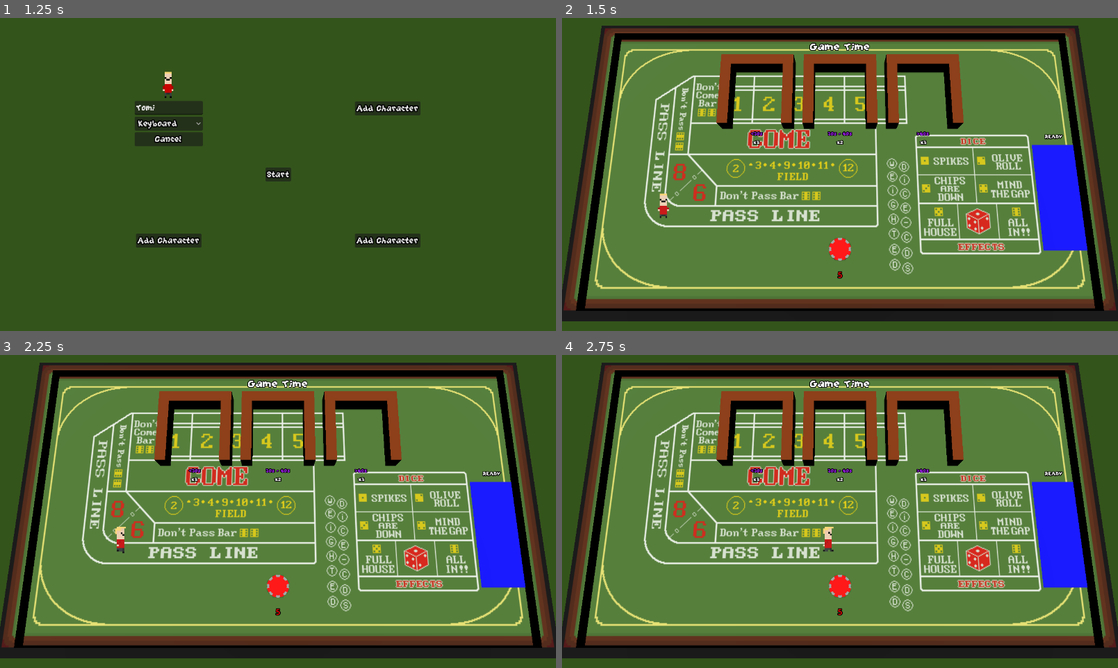
Above: before the commit, frames 1-4 (two rows, left to right).
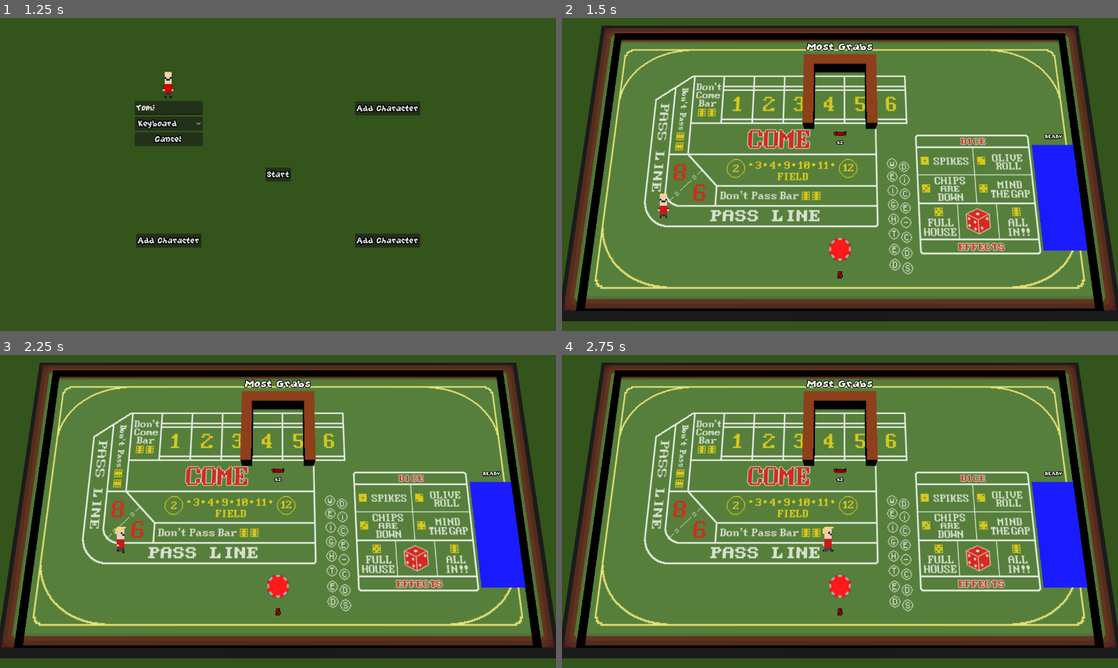
Above: after the commit, the same moments.

Repository: Laks0/weighted-dice-3d
Game: Godot game, scene res://Scenes/MainMenu/MainMenu.tscn
The game is run twice, just before and just after one commit, with the same random seed, the same clock (stepped at 60 frames per second) and the same inputs.
Inputs:
- Up to frame 1 (1.25 s): click "Vamo" at 0.5 s
- Up to frame 2 (1.5 s): click "Start" at 1.25 s
- Up to frame 3 (2.25 s): tap Enter (grab_mouse) at 2 s; hold D (move_right_kb) from 2.03 s (still down); tap Backspace (die) at 2.1 s
- Up to frame 4 (2.75 s): keep holding D (move_right_kb)

Frame 1 is identical in both runs. In frame 2, 3.9% of the frame differs, in the area x 27-73%, y 8-41%; in frame 3, 3.9%; in frame 4, 3.9%, in the area x 27-73%, y 8-63%.

Commit message:
Carga dinámica de apuestas, documentación y odds dinámicas

Diff:
--- a/Autoload/BetHandler.gd
+++ b/Autoload/BetHandler.gd
@@ -1,10 +1,10 @@
 extends Node
 
+## Al principio de cada ronda se tiene que llamar startRound()
+## settleBet() reparte las apuestas una vez determinado el candidato ganador
+## se tiene que llamar mientras la arena sigue viva porque usa información de ahí
+
 var bets : Array[Bet]
-
-const firstToDie := preload("res://Autoload/Bets/FirstToDie.gd")
-const mostGrabs  := preload("res://Autoload/Bets/MostGrabs.gd")
-const gameTime   := preload("res://Autoload/Bets/GameTime.gd")
 
 var currentBet : Bet
 
@@ -14,12 +14,14 @@
 
 var lastWinner : int = 0
 
+# Automáticamente usa todas las apuestas en betPath
 func _ready():
-	bets = [
-		firstToDie.new(),
-		mostGrabs.new(),
-		gameTime.new(),
-	]
+	var betPath := "res://Autoload/Bets/"
+	for fileName in DirAccess.get_files_at(betPath):
+		if fileName == "Bet.gd":
+			continue
+
+		bets.append(load(betPath+fileName).new())
 
 ## Empieza la ronda de arena
 func startGame(arena : Arena):
--- a/Autoload/Bets/Bet.gd
+++ b/Autoload/Bets/Bet.gd
@@ -1,5 +1,11 @@
 extends Node
 class_name Bet
+
+## Clase base para todas las apuestas
+## La comunicación entre las apuestas y los datos de la arena tienen que ser
+## hechos con la mínima intervención posible en cualquier objeto que no sea
+## la propia apuesta.
+## Cualquier script en res://Autoload/Bets se carga como una apuesta
 
 enum BetType {
 	EXCLUDE_SELF,
@@ -9,7 +15,9 @@
 
 var _arena   : Arena
 var _result
+## El tipo de candidatos que toma la apuesta
 var betType : BetType
+## El nombre a mostrar en texto
 var betName : String
 
 func init():
--- a/Scenes/BettingScreen/BetBooth.gd
+++ b/Scenes/BettingScreen/BetBooth.gd
@@ -7,6 +7,7 @@
 	$Name.text = BetHandler.getCandidateName(candidate)
 	$Name.modulate = BetHandler.getCandidateColor(candidate)
 
+func _process(_delta):
 	$Odds.text = "x" + str(BetHandler.getCandidateOdds(candidate))
 
 ## La cantidad de fichas que puso un jugador dado en el candidato del booth
--- a/Scenes/BettingScreen/BettingScreen.gd
+++ b/Scenes/BettingScreen/BettingScreen.gd
@@ -62,10 +62,6 @@
 var _playersReady : int = 0
 
 func _startGame():
-	for player in PlayerHandler.getPlayersAlive():
-		for booth in _booths:
-			player.setBet(booth.getChips(player.id), booth.candidate)
-
 	get_tree().change_scene_to_packed(arenaScene)
 
 func onPlayerReady(body):
@@ -78,3 +74,8 @@
 func onPlayerUnready(body):
 	if body is Monigote:
 		_playersReady -= 1
+
+func _process(_delta):
+	for player in PlayerHandler.getPlayersAlive():
+		for booth in _booths:
+			player.setBet(booth.getChips(player.id), booth.candidate)
